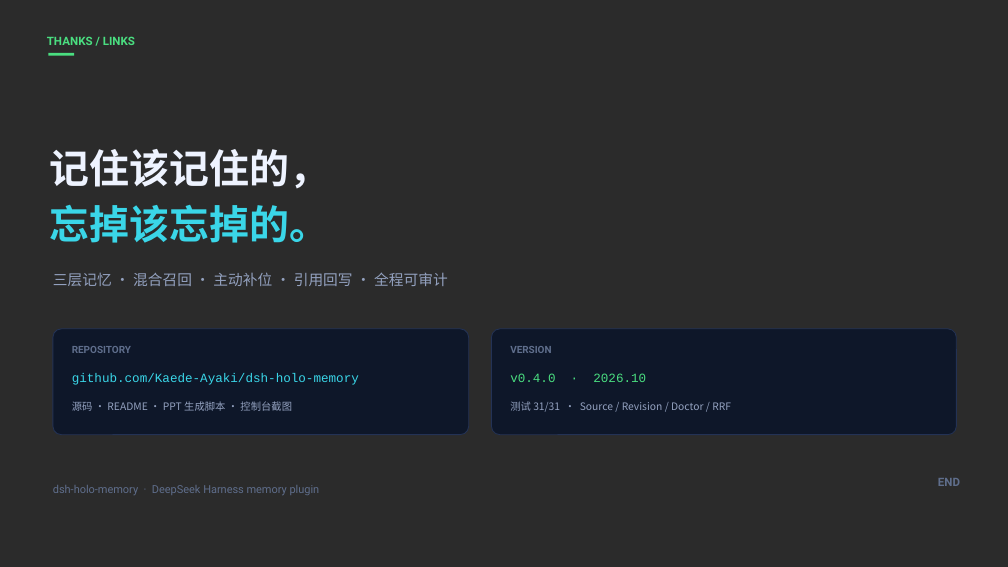
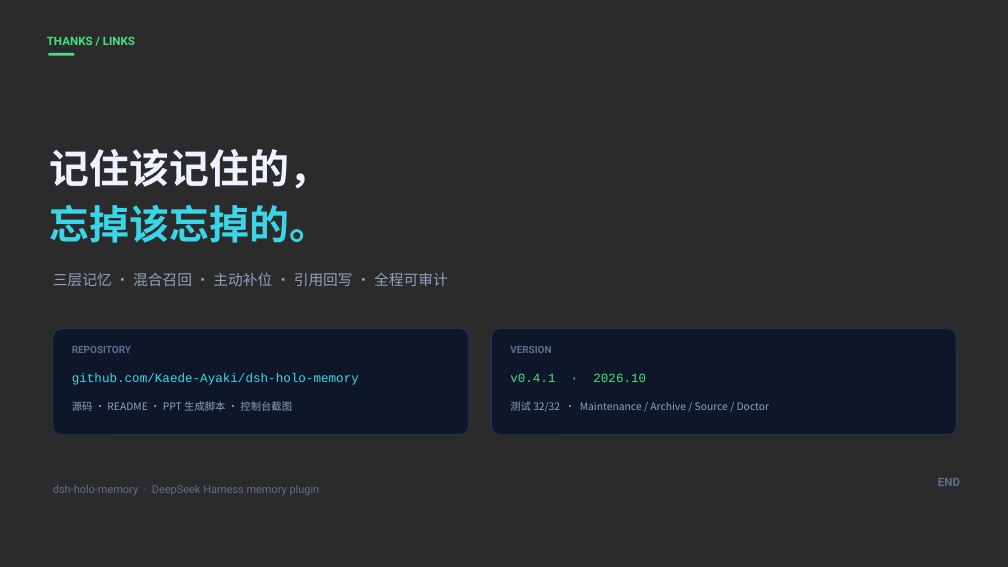
Before and after one commit to Kaede-Ayaki/dsh-holo-memory, a slide deck: slide 14 of docs/dsh-holo-memory-intro.pptx. Drawn at 1008x567 pixels with LibreOffice and Linux fonts; fonts in the diff are those of the drawing; background and template pictures are left out; a plain dark background stands for a picture behind light text. Boxes give left, top, right and bottom in pixels: in the first picture for what was removed or moved away, otherwise in the second. Text is boxed around its words. In the diff, an @@ line names an element or a change of style, - is before the commit and + after.

Commit message:
docs: add daily maintenance to 0.4.1 deck

```diff
--- a/docs/dsh-holo-memory-intro.pptx
+++ b/docs/dsh-holo-memory-intro.pptx
@@ text at (x1=510, y1=373, x2=646, y2=382): text changed @@
-v0.4.0 · 2026.10
+v0.4.1 · 2026.10
@@ text at (x1=510, y1=401, x2=770, y2=412): text changed @@
-测试 31/31 · Source / Revision / Doctor / RRF
+测试 32/32 · Maintenance / Archive / Source / Doctor
```
Also in this commit, not shown: 2 other slides changed, 1 other file.
